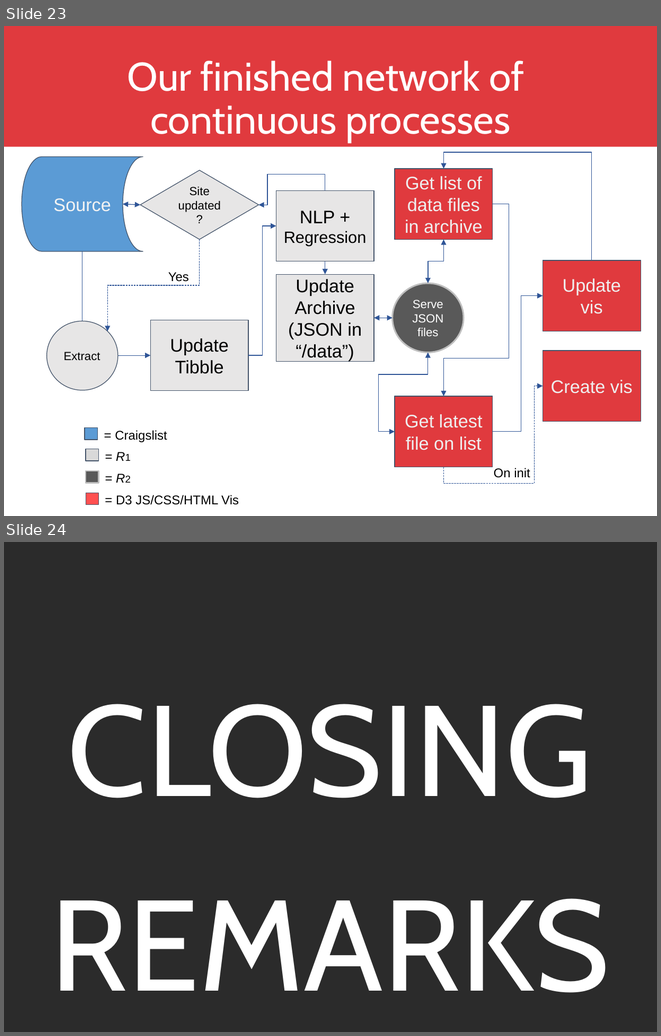
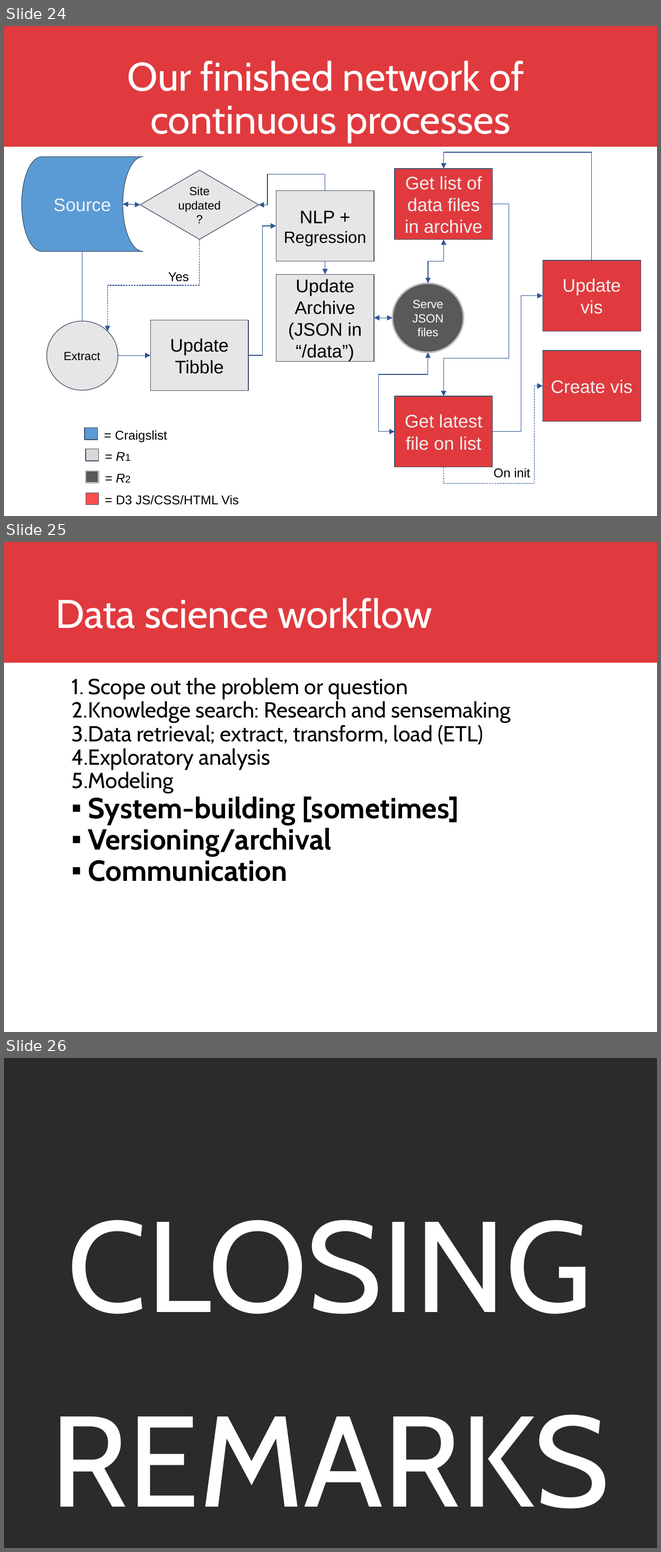
Before and after one commit to DreaJulca/streamvis-lecture, a slide deck: Visual Data Science.pptx. Shown one above the other, each under a label of ours: slides 23 and 24 before the commit, slides 24, 25 and 26 after it. The pictures are 661x1036 and 661x1552 pixels, drawn with LibreOffice and Linux fonts; fonts in the diff are those of the drawing; background and template pictures are left out; a plain dark background stands for a picture behind light text. Boxes give left, top, right and bottom in pixels: in the first picture for what was removed or moved away, otherwise in the second. Text is boxed around its words. In the diff, an @@ line names an element or a change of style, - is before the commit and + after.

```diff
--- a/Visual Data Science.pptx
+++ b/Visual Data Science.pptx
@@ slide 25 added at bbox=[4, 542, 657, 1032], background #FFFFFF; not listed: 1 template element that a slide beside it also shows @@
@@ title added at bbox=[55, 598, 432, 628], 44 pt, text #FFFFFF @@
+Data science workflow
@@ text added at bbox=[72, 678, 510, 881], 24 pt, text #000000 @@
+1. Scope out the problem or question
+2. Knowledge search: Research and sensemaking
+3. Data retrieval; extract, transform, load (ETL)
+4. Exploratory analysis
+5. Modeling
+▪ System-building [sometimes]
+▪ Versioning/archival
+▪ Communication
@@ what was slide 23 is now slide 24 @@
@@ what was slide 24 is now slide 26 @@
```
Also in this commit, not shown: 6 slides changed, 1 other slide added, 1 other file.
